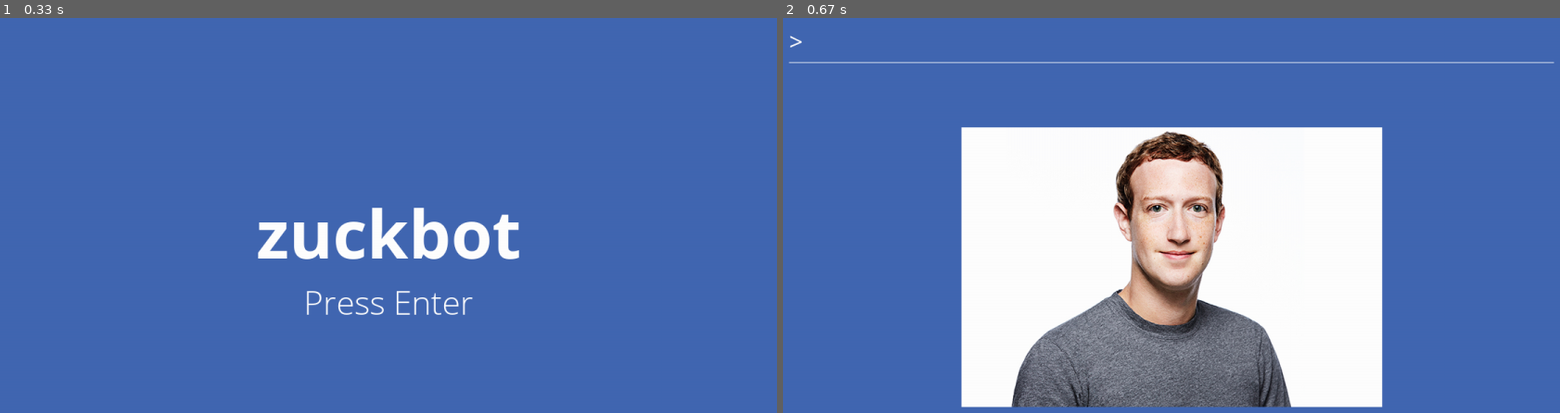
Above: before the commit, frames 1-2 (left to right).
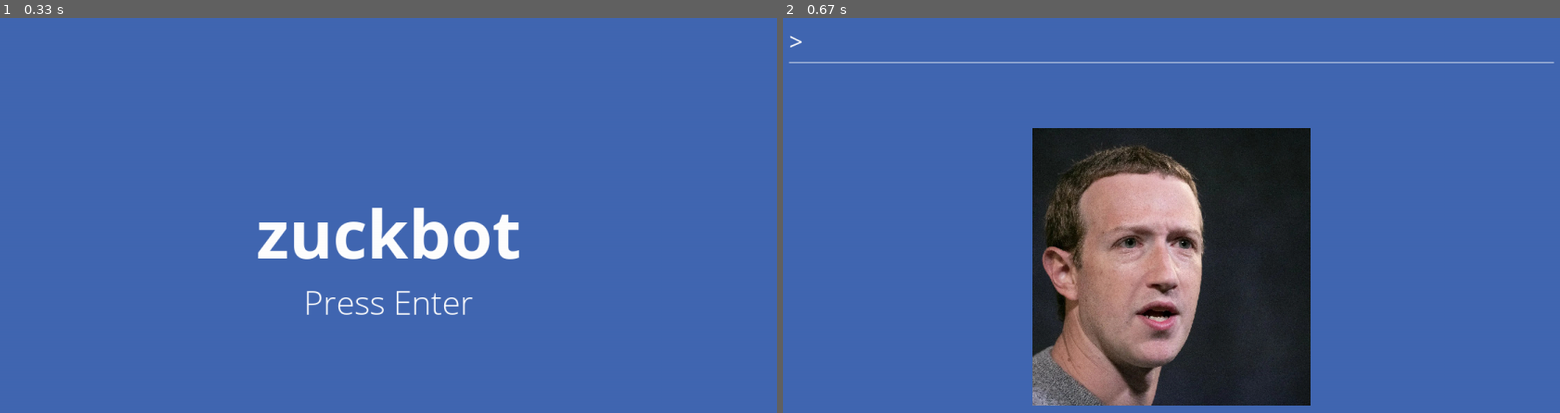
Above: after the commit, the same moments.

Repository: FrancisLangit/zuckbot
Game: pygame game, started from zuckbot/main.py
Same seed, same stepped clock (60 frames per second), same inputs: the game is played once before the commit and once after it.
Inputs:
- Up to frame 1 (0.33 s): no input
- Up to frame 2 (0.67 s): tap Enter at 0.33 s

Frame 1 is identical in both runs. In frame 2, 37% of the frame differs, in the area x 22-78%, y 27-99%.

Commit message:
Update sizes of Zuckbot's images

Diff:
--- a/zuckbot/gamestates/objects/zuckbot.py
+++ b/zuckbot/gamestates/objects/zuckbot.py
@@ -18,8 +18,9 @@
         self.tts_engine = pyttsx3.init()
         self.answers = self._get_answers_dict()
 
-        self.image = pygame.image.load(self.settings.zuckbot_neutral_filename)
+        self.image = pygame.image.load(self.settings.zuckbot_negative_filename)
         self.image_rect = self.image.get_rect(center=self.screen_rect.center)
+
 
     def _get_answers_dict(self):
         """Returns a dictionary of answer-image key-value pairs."""
Binary file changed: zuckbot/data/images/zuckbot_affirmative.jpg
Binary file changed: zuckbot/data/images/zuckbot_negative.jpg
Binary file changed: zuckbot/data/images/zuckbot_neutral.jpg
Binary file changed: zuckbot/data/images/zuckbot_noncomittal.jpg
